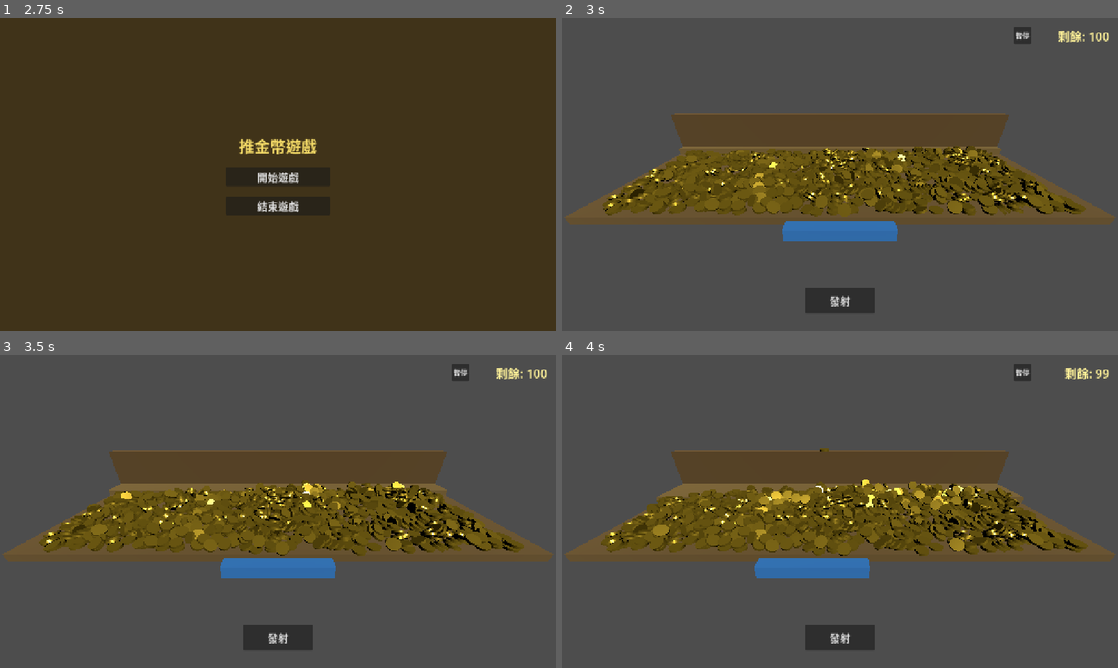
Above: before the commit, frames 1-4 (two rows, left to right).
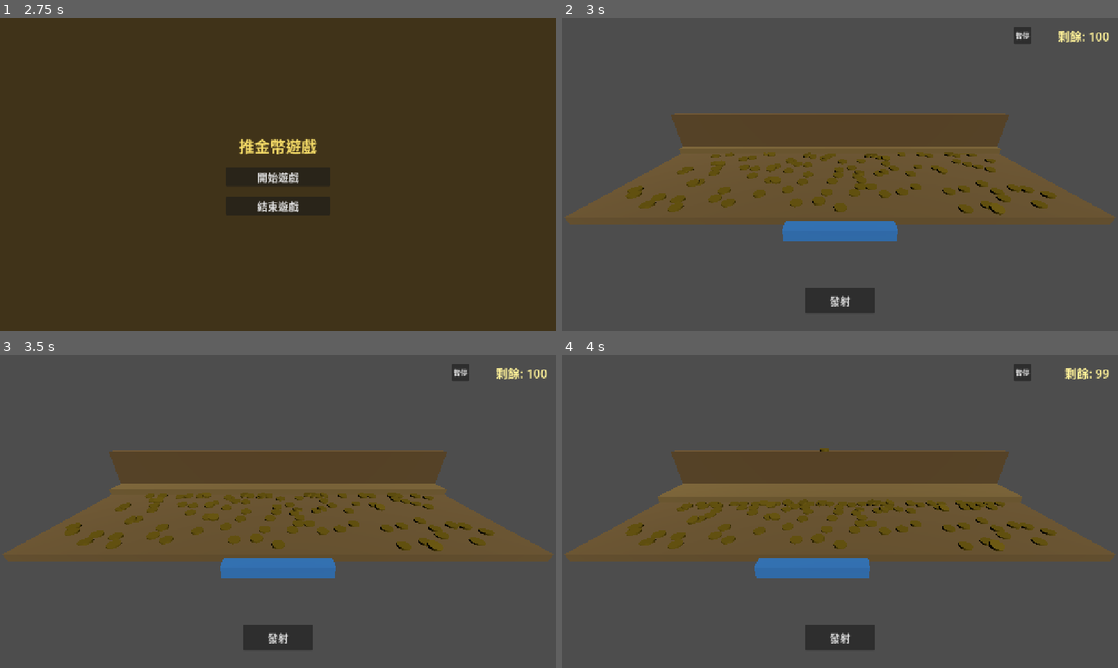
Above: after the commit, the same moments.

Repository: disabledman/mmPushGold
Game: Godot game, scene res://scenes/Logo.tscn
Two runs of this game, one before a commit and one after it. Both use one fixed random seed, a clock stepped at 60 frames per second and the inputs below.
Inputs (mouse positions are in pixels of both pictures, inside the frame that each line leads up to):
- Up to frame 1 (2.75 s): tap Enter at 0.5, 2 s; hold Right 0.53-1.28 s; click (278, 174) at 0.67 s; tap Space at 1.25 s; move the mouse to (166, 190) at 1.27 s; hold Left 1.28-2.03 s; move the mouse to (333, 105) at 2.02 s; hold Right from 2.03 s (still down)
- Up to frame 2 (3 s): release Right at 2.75 s; click "開始遊戲" at 2.75 s
- Up to frame 3 (3.5 s): no input
- Up to frame 4 (4 s): move the mouse to (812, 574) at 3.52 s; hold Right from 3.53 s (still down); click (812, 574) at 3.67 s

Frame 1 is identical in both runs. In frame 2, 12% of the frame differs, in the area x 7-95%, y 35-64%; in frame 3, 12%; in frame 4, 12%, in the area x 7-95%, y 35-65%.

Commit message:
Added SKILL.md Fixed 金幣太後面，掉不下來

Diff:
--- a/scenes/Game.tscn
+++ b/scenes/Game.tscn
@@ -40,6 +40,7 @@
 [node name="Game" type="Node3D"]
 coin_scene = ExtResource("2_coin")
 shoot_origin = NodePath("GameArea/ShootOrigin")
+back_board = NodePath("GameArea/BackBoard")
 upper_layer = NodePath("GameArea/UpperLayer")
 catch_zone_node = NodePath("CatchZone")
 coins_label = NodePath("UI/CoinsLabel")
@@ -65,10 +66,11 @@
 shape = SubResource("BoxShape3D_back")
 
 [node name="MeshInstance3D" type="MeshInstance3D" parent="GameArea/BackBoard"]
+transform = Transform3D(1, 0, 0, 0, 1, 0, 0, 0, 1, 0, 0, -0.001)
 mesh = SubResource("BoxMesh_back")
 surface_material_override/0 = SubResource("StandardMaterial3D_wood")
 
-[node name="UpperLayer" type="StaticBody3D" parent="GameArea"]
+[node name="UpperLayer" type="AnimatableBody3D" parent="GameArea"]
 transform = Transform3D(1, 0, 0, 0, 1, 0, 0, 0, 1, 0, 0.7, -3.7)
 
 [node name="CollisionShape3D" type="CollisionShape3D" parent="GameArea/UpperLayer"]
--- a/scripts/Game.gd
+++ b/scripts/Game.gd
@@ -5,6 +5,7 @@
 
 @export var coin_scene: PackedScene
 @export var shoot_origin: Node3D
+@export var back_board: Node3D
 @export var upper_layer: Node3D
 @export var catch_zone_node: Area3D
 @export var coins_label: Label
@@ -23,13 +24,12 @@
 var _coins_container: Node3D
 var _camera: Camera3D
 var _last_aim_position: Vector3  # 每幀更新，供發射時使用
-
-# 上層：深 300 單位，伸出到 50% 位置（下層一半），縮回到 10% 位置（近後板）
-const UpperLayerDepth := 3.0           # 上層深度（300 單位 = 3）
-const BackBoardZ := -2.5              # 後板 Z
-const LowerLayerHalfZ := -0.5         # 下層一半位置
-const UpperLayerRetractedZ := BackBoardZ + UpperLayerDepth * 0.1 - UpperLayerDepth * 0.5  # 10% 伸出
-const UpperLayerExtendedZ := LowerLayerHalfZ - UpperLayerDepth * 0.5  # 50%：前緣到下層一半
+var _upper_layer_retracted_z: float
+var _upper_layer_extended_z: float
+
+# 上層：前後伸縮（Z 軸）。收回終點需與後板內側面對齊（保留小間隙）。
+@export var upper_layer_retract_gap: float = 0.002 # 0.002 = 2mm（單位為米；依場景比例可調）。避免設為 0，否則可能 z-fighting 閃爍
+@export var upper_layer_cycle_seconds: float = 0.0 # 0=使用 GameManager.UpperLayerCycleSeconds
 
 # 掉出畫面外的 Y 閾值，低於此值則回收
 const CoinRecycleThresholdY := -2.0
@@ -40,7 +40,7 @@
 const LowerLayerMinZ := -2.3
 const LowerLayerMaxZ := 1.3
 const LowerLayerTopY := 0.65
-const InitialCoinsOnLower := 1000
+const InitialCoinsOnLower := 100
 
 
 func _ready() -> void:
@@ -49,6 +49,8 @@
 		coin_scene = load("res://scenes/Coin.tscn") as PackedScene
 	if shoot_origin == null:
 		shoot_origin = get_node("GameArea/ShootOrigin")
+	if back_board == null:
+		back_board = get_node("GameArea/BackBoard")
 	if upper_layer == null:
 		upper_layer = get_node("GameArea/UpperLayer")
 	if catch_zone_node == null:
@@ -94,7 +96,65 @@
 
 	_last_aim_position = shoot_origin.global_position
 	_spawn_initial_coins_on_lower_layer()
+	_refresh_upper_layer_motion_targets()
+	# 起始位置放在收回終點，避免一開始就與後板距離不正確
+	upper_layer.position.z = _upper_layer_retracted_z
 	_start_upper_layer_animation()
+
+
+func _get_box_shape_size_z(body: Node3D) -> float:
+	var cs := body.get_node_or_null("CollisionShape3D") as CollisionShape3D
+	if cs == null:
+		return 0.0
+	if not (cs.shape is BoxShape3D):
+		return 0.0
+	var box := cs.shape as BoxShape3D
+	return box.size.z * body.scale.z
+
+
+func _refresh_upper_layer_motion_targets() -> void:
+	# 1) 後板內側面：取最靠近發射點（玩家側）的那一面
+	var back_thickness := _get_box_shape_size_z(back_board)
+	var back_center_z := back_board.global_position.z
+	var shoot_z := shoot_origin.global_position.z
+	var player_dir := signf(shoot_z - back_center_z)
+	if player_dir == 0.0:
+		player_dir = 1.0
+
+	var back_face_a := back_center_z - back_thickness * 0.5
+	var back_face_b := back_center_z + back_thickness * 0.5
+	var back_inner_z := back_face_a if absf(back_face_a - shoot_z) < absf(back_face_b - shoot_z) else back_face_b
+
+	# 2) 上層：找出哪一個面是「面向後板」的那一面（離 back_inner_z 較近）
+	var upper_depth := _get_box_shape_size_z(upper_layer)
+	if upper_depth <= 0.0:
+		upper_depth = 3.0 # fallback，避免未設定碰撞盒時崩潰
+	var half := upper_depth * 0.5
+
+	var current_center_z := upper_layer.position.z
+	var upper_face_min := current_center_z - half
+	var upper_face_max := current_center_z + half
+	var use_max := absf(upper_face_max - back_inner_z) < absf(upper_face_min - back_inner_z)
+	var face_sign := 1.0 if use_max else -1.0
+
+	# 3) 目標：上層面與後板內側面對齊（留 gap，方向由兩者相對位置決定）
+	var dir := signf(current_center_z - back_inner_z)
+	if dir == 0.0:
+		dir = 1.0
+	# 永遠保留最小間隙，避免後板與上層面共平面造成 z-fighting（視覺閃爍）
+	# 這是「視覺安全距離」，與物理需求相比可以稍大一點（仍幾乎看不出來）
+	var effective_gap := maxf(absf(upper_layer_retract_gap), 0.001) # 1mm
+	var target_face_z := back_inner_z + dir * effective_gap
+	_upper_layer_retracted_z = target_face_z - face_sign * half
+
+	# 4) 伸出目標：保留現有「伸出到下層一半附近」的設計，以目前場景下層中心 Z + 其深度一半推算
+	var lower_layer := get_node_or_null("GameArea/LowerLayer") as Node3D
+	if lower_layer != null:
+		var lower_center_z := lower_layer.position.z
+		# 精準 50%：上層「面向玩家」的前緣對齊下層中心（伸出到一半）
+		_upper_layer_extended_z = lower_center_z - player_dir * (upper_depth * 0.5)
+	else:
+		_upper_layer_extended_z = current_center_z + 1.0
 
 
 func _spawn_initial_coins_on_lower_layer() -> void:
@@ -141,7 +201,8 @@
 
 
 func _start_upper_layer_animation() -> void:
-	var cycle_time := GameManager.UpperLayerCycleSeconds / 2.0
+	var seconds := upper_layer_cycle_seconds if upper_layer_cycle_seconds > 0.0 else GameManager.UpperLayerCycleSeconds
+	var cycle_time := seconds / 2.0
 	_animate_upper_layer(true, cycle_time)
 
 
@@ -150,7 +211,7 @@
 		_upper_layer_tween.kill()
 	_upper_layer_tween = create_tween()
 
-	var target_z := UpperLayerExtendedZ if extend_toward_player else UpperLayerRetractedZ
+	var target_z := _upper_layer_extended_z if extend_toward_player else _upper_layer_retracted_z
 	_upper_layer_tween.tween_property(upper_layer, "position:z", target_z, duration)\
 		.set_ease(Tween.EASE_IN_OUT)\
 		.set_trans(Tween.TRANS_SINE)
Not shown, added: .cursor/skills/godot-gdscript/SKILL.md
Not shown, added: sdd.md
